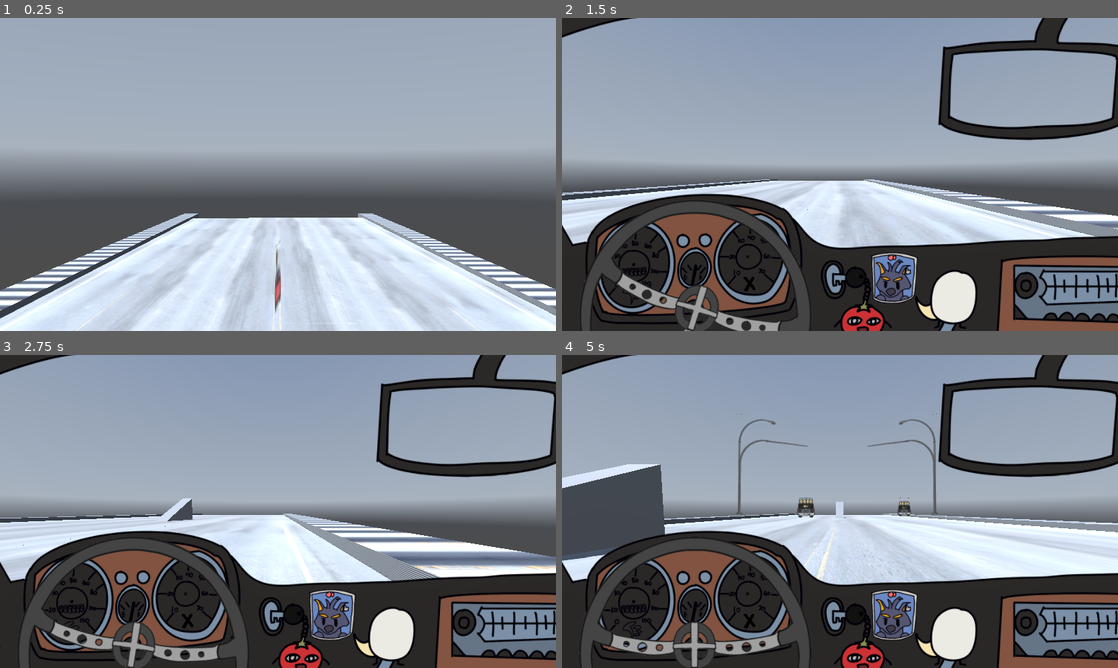
Above: before the commit, frames 1-4 (two rows, left to right).
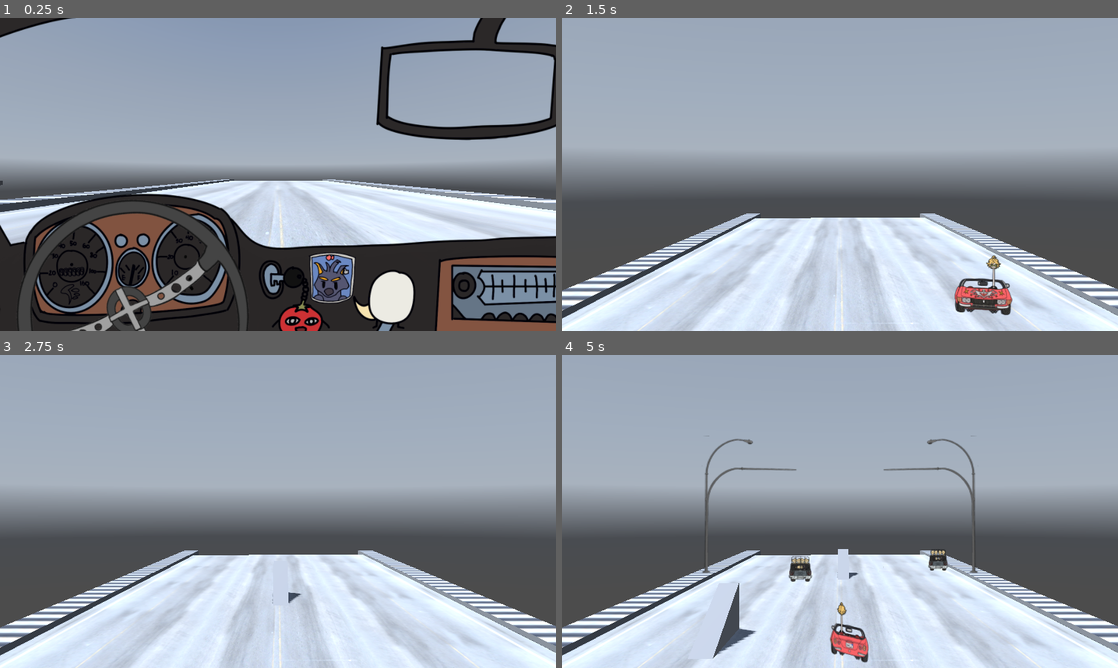
Above: after the commit, the same moments.

Repository: adoante/dokibird_game_jam
Game: Godot game, scene res://scenes/main.tscn
Two runs of this game, one before a commit and one after it. Both use one fixed random seed, a clock stepped at 60 frames per second and the inputs below. A sky picture missing from this copy of the repository is replaced by a grey-blue gradient.
Inputs:
- Up to frame 1 (0.25 s): no input
- Up to frame 2 (1.5 s): hold D (move_right) 0.53-1.28 s; hold Tab (switch_camera) 0.53-1.28 s; tap Space (jump) at 0.77, 0.8, 1.07, 1.35 s; hold S (move_down) from 1.28 s (still down)
- Up to frame 3 (2.75 s): tap Space (jump) at 1.52, 1.82, 2.3 s; tap Tab (switch_camera) at 1.55 s; release S (move_down) at 2.03 s; hold D (move_right) from 2.03 s (still down); hold Tab (switch_camera) from 2.03 s (still down)
- Up to frame 4 (5 s): release D (move_right) at 2.78 s; release Tab (switch_camera) at 2.78 s; hold W (move_up) 2.78-3.53 s; tap Tab (switch_camera) at 2.85, 4.35 s; tap Space (jump) at 3.02, 3.32, 3.6, 3.77, 4.07, 4.52, 4.82 s; hold A (move_left) from 3.53 s (still down)

The runs differ from the first frame. In frame 1, 47% of the frame differs, in the area x 0-100%, y 0-100%; in frame 2, 47%; in frame 3, 48%; in frame 4, 52%.

Commit message:
score, long neck powerup, need to find a good way to clear the long neck arr

Diff:
--- a/project.godot
+++ b/project.godot
@@ -14,6 +14,10 @@
 run/main_scene="uid://dtcgop152vh10"
 config/features=PackedStringArray("4.4", "Forward Plus")
 config/icon="res://icon.svg"
+
+[autoload]
+
+GameManager="*res://scripts/GameManager.gd"
 
 [display]
 
--- a/scenes/Enemies/chonky_help.tscn
+++ b/scenes/Enemies/chonky_help.tscn
@@ -464,6 +464,8 @@
 script = ExtResource("1_4mk7o")
 particles = ExtResource("2_7g3yl")
 speed = 10.0
+point_amount = 15.0
+scene_name = "Chonky Help Truck"
 
 [node name="CollisionShape3D" type="CollisionShape3D" parent="."]
 transform = Transform3D(-3.61999e-06, 0, -1, 0, 1, 0, 1, 0, -3.61999e-06, -6.98286e-12, -0.22759, -0.000585556)
--- a/scenes/Enemies/long_help.tscn
+++ b/scenes/Enemies/long_help.tscn
@@ -464,6 +464,8 @@
 script = ExtResource("1_exxdo")
 particles = ExtResource("3_d7h08")
 speed = 15.0
+point_amount = 10.0
+scene_name = "Long Help Truck"
 
 [node name="CollisionShape3D" type="CollisionShape3D" parent="."]
 transform = Transform3D(-3.61999e-06, 0, -1, 0, 1, 0, 1, 0, -3.61999e-06, -6.98286e-12, -0.22759, -0.000585556)
--- a/scenes/Enemies/small_help.tscn
+++ b/scenes/Enemies/small_help.tscn
@@ -464,6 +464,8 @@
 script = ExtResource("1_u34an")
 particles = ExtResource("2_dm8ck")
 speed = 20.0
+point_amount = 5.0
+scene_name = "Small Help Truck"
 
 [node name="CollisionShape3D" type="CollisionShape3D" parent="."]
 transform = Transform3D(-3.61999e-06, 0, -1, 0, 1, 0, 1, 0, -3.61999e-06, -6.98286e-12, -0.22759, -0.000585556)
--- a/scenes/NPCs/npc_car_blue.tscn
+++ b/scenes/NPCs/npc_car_blue.tscn
@@ -10,6 +10,8 @@
 [node name="NPCCarBlue" type="Area3D"]
 script = ExtResource("1_y0wsd")
 speed = 12.0
+point_amount = -5.0
+scene_name = "NPC Blue Car"
 
 [node name="CollisionShape3D" type="CollisionShape3D" parent="."]
 transform = Transform3D(-3.61999e-06, 0, -1, 0, 1, 0, 1, 0, -3.61999e-06, -6.98286e-12, -0.22759, -0.000585556)
--- a/scenes/NPCs/npc_car_grey.tscn
+++ b/scenes/NPCs/npc_car_grey.tscn
@@ -10,6 +10,8 @@
 [node name="NPCCarGrey" type="Area3D"]
 script = ExtResource("1_qpe34")
 speed = 12.0
+point_amount = -5.0
+scene_name = "NPC Grey Car"
 
 [node name="CollisionShape3D" type="CollisionShape3D" parent="."]
 transform = Transform3D(-3.61999e-06, 0, -1, 0, 1, 0, 1, 0, -3.61999e-06, -6.98286e-12, -0.22759, -0.000585556)
--- a/scenes/NPCs/npc_car_orange.tscn
+++ b/scenes/NPCs/npc_car_orange.tscn
@@ -10,6 +10,8 @@
 [node name="NPCCarOrange" type="Area3D"]
 script = ExtResource("1_1ob4o")
 speed = 12.0
+point_amount = -5.0
+scene_name = "NPC Orange Car"
 
 [node name="CollisionShape3D" type="CollisionShape3D" parent="."]
 transform = Transform3D(-3.61999e-06, 0, -1, 0, 1, 0, 1, 0, -3.61999e-06, -6.98286e-12, -0.22759, -0.000585556)
--- a/scenes/NPCs/npc_car_red.tscn
+++ b/scenes/NPCs/npc_car_red.tscn
@@ -10,6 +10,8 @@
 [node name="NPCCarRed" type="Area3D"]
 script = ExtResource("1_oervq")
 speed = 12.0
+point_amount = -5.0
+scene_name = "NPC Red Car"
 
 [node name="CollisionShape3D" type="CollisionShape3D" parent="."]
 transform = Transform3D(-3.61999e-06, 0, -1, 0, 1, 0, 1, 0, -3.61999e-06, -6.98286e-12, -0.22759, -0.000585556)
--- a/scenes/player.tscn
+++ b/scenes/player.tscn
@@ -46,6 +46,21 @@
 &"spin": SubResource("Animation_dqkch")
 }
 
+[sub_resource type="Animation" id="Animation_fjrip"]
+length = 0.001
+tracks/0/type = "value"
+tracks/0/imported = false
+tracks/0/enabled = true
+tracks/0/path = NodePath("Spinner:rotation")
+tracks/0/interp = 1
+tracks/0/loop_wrap = true
+tracks/0/keys = {
+"times": PackedFloat32Array(0),
+"transitions": PackedFloat32Array(1),
+"update": 0,
+"values": [Vector3(0, 0, 0)]
+}
+
 [sub_resource type="Animation" id="Animation_tuyoq"]
 resource_name = "spin_3rd_person"
 tracks/0/type = "value"
@@ -59,21 +74,6 @@
 "transitions": PackedFloat32Array(1, 1),
 "update": 0,
 "values": [Vector3(0, 0, 0), Vector3(0, 6.26573, 0)]
-}
-
-[sub_resource type="Animation" id="Animation_fjrip"]
-length = 0.001
-tracks/0/type = "value"
-tracks/0/imported = false
-tracks/0/enabled = true
-tracks/0/path = NodePath("Spinner:rotation")
-tracks/0/interp = 1
-tracks/0/loop_wrap = true
-tracks/0/keys = {
-"times": PackedFloat32Array(0),
-"transitions": PackedFloat32Array(1),
-"update": 0,
-"values": [Vector3(0, 0, 0)]
 }
 
 [sub_resource type="AnimationLibrary" id="AnimationLibrary_smehm"]
@@ -120,3 +120,11 @@
 libraries = {
 &"": SubResource("AnimationLibrary_smehm")
 }
+
+[node name="DragoonMeterTimer" type="Timer" parent="."]
+wait_time = 10.0
+one_shot = true
+
+[node name="BoostMeterTimer" type="Timer" parent="."]
+wait_time = 10.0
+one_shot = true
--- a/scripts/GameManager.gd
+++ b/scripts/GameManager.gd
@@ -1,6 +1,58 @@
 extends Node
 
+# states
+enum PowerUpState {
+	REGULAR,
+	LONG_NECK,
+	BOOST,
+}
+
 var score: float = 0.0
+var current_powerup_state: PowerUpState = PowerUpState.REGULAR
+var boost_meter: Array[String]
+var dragoon_meter: Array[String]
+var hit_counts = {
+	"Small Help Truck": 0,
+	"Long Help Truck": 0,
+	"Chonky Help Truck": 0,
+	"NPC Blue Car": 0,
+	"NPC Grey Car": 0,
+	"NPC Orange Car": 0,
+	"NPC Red Car": 0,
+	"Vtuber Friend Mint": 0,
+	"Vtuber Friend Dooby": 0,
+	"Vtuber Friend Chibidoki": 0,
+	"Vtuber Friend Nimi": 0
+}
 
 func _ready():
 	pass
+
+func update_score(points: float):
+	score += points
+	print("Score: " + str(score))
+
+func update_hit_counts(key: String):
+	hit_counts[key] += 1
+	print(str(key) + " hit counts: " + str(hit_counts[key]))
+
+func set_powerup_state(new_state: PowerUpState):
+	current_powerup_state = new_state
+
+func check_boost_meter():
+	print(boost_meter)
+
+func check_dragoon_meter():
+	if dragoon_meter == ["Small Help Truck", "Chonky Help Truck", "Long Help Truck"]:
+		current_powerup_state = PowerUpState.LONG_NECK
+	print(dragoon_meter)
+
+func clear_boost_meter():
+	boost_meter.clear()
+
+func clear_dragoon_meter():
+	dragoon_meter.clear()
+
+func update_dragoon_meter(scene_name: String):
+	if dragoon_meter.size() < 3:
+		dragoon_meter.append(scene_name)
--- a/scripts/dragoon_help.gd
+++ b/scripts/dragoon_help.gd
@@ -6,6 +6,8 @@
 @export var particles: PackedScene
 @export var speed := 2.0
 @export var rotate_confetti_flat := true
+@export var point_amount: float
+@export var scene_name: String
 
 var truck_empty_back: Texture2D
 var truck_empty_front: Texture2D
@@ -30,6 +32,15 @@
 
 	if body.name == "Player":
 		triggered = true
+
+		# update score
+		GameManager.update_score(point_amount)
+
+		# update hit counts
+		GameManager.update_hit_counts(scene_name)
+
+		# Add to dragoon meter
+		GameManager.update_dragoon_meter(scene_name)
 
 		front.texture = truck_empty_front
 		back.texture = truck_empty_back
--- a/scripts/main.gd
+++ b/scripts/main.gd
@@ -1,14 +1,15 @@
 extends Node3D
+
 @onready var player: CharacterBody3D = $Player
 
-@onready var camera_3d: Camera3D = $Camera3D
-@onready var player_camera_3d: Camera3D = $Player/Camera3D
+@onready var third_person_camera: Camera3D = $Camera3D
+@onready var first_person_camera: Camera3D = $Player/Camera3D
 
 @export var cameras: Array[Camera3D] = []
-var current_index := 0
+var current_index := 1
 
 func _ready():
-	cameras = [camera_3d, player_camera_3d]
+	cameras = [third_person_camera, first_person_camera]
 
 	if cameras.size() > 0:
 		_activate_camera(current_index)
@@ -27,6 +28,9 @@
 
 	# Inform player about camera mode
 	if index == 0:
-		player.set_state(player.State.THIRD_PERSON)
+		GameManager.set_powerup_state(GameManager.PowerUpState.LONG_NECK)
 	else:
-		player.set_state(player.State.FIRST_PERSON)
+		GameManager.set_powerup_state(GameManager.PowerUpState.REGULAR)
+
+func switch_camera(camera: int):
+	_activate_camera(camera)
--- a/scripts/npc_car.gd
+++ b/scripts/npc_car.gd
@@ -1,8 +1,10 @@
 extends Area3D
 
 @export var speed := 2.0
+@export var point_amount: float
+@export var scene_name: String
+
 var particles: Array[PackedScene]
-
 var triggered := false
 
 func _ready() -> void:
@@ -18,6 +20,12 @@
 
 	if body.name == "Player":
 		triggered = true
+
+		# update score
+		GameManager.update_score(point_amount)
+
+		# update hit counts
+		GameManager.update_hit_counts(scene_name)
 
 		visible = false
 
--- a/scripts/player.gd
+++ b/scripts/player.gd
@@ -1,76 +1,103 @@
 extends CharacterBody3D
-
-# states
-enum State {
-	FIRST_PERSON,
-	THIRD_PERSON,
-}
-
-var current_state: State = State.FIRST_PERSON
 
 @onready var first_person_sprite_3d: Sprite3D = $FirstPersonSprite3D
 @onready var third_person_front_sprite_3d: Sprite3D = $Spinner/ThirdPersonFrontSprite3D
 @onready var third_person_back_sprite_3d: Sprite3D = $Spinner/ThirdPersonBackSprite3D
 @onready var animation_player: AnimationPlayer = $AnimationPlayer
+@onready var dragoon_meter_timer = $DragoonMeterTimer
+@onready var boost_meter_timer = $BoostMeterTimer
 
 @export_group("Speeds")
-## Speed of jump.
 @export var jump_velocity : float = 4.5
-## Normal speed.
 @export var base_speed : float = 7.0
+@export var boost_bonus : float = 4.0
 
 @export_group("Input Actions")
-## Name of Input Action to move Left.
-@export var input_left : String = "move_left"
-## Name of Input Action to move Right.
+@export var input_left  : String = "move_left"
 @export var input_right : String = "move_right"
-## Name of Input Action to move Forward.
-@export var input_up : String = "move_up"
-## Name of Input Action to move Backward.
-@export var input_down : String = "move_down"
-## Name of Input Action to Jump.
-@export var input_jump : String = "jump"
+@export var input_up    : String = "move_up"
+@export var input_down  : String = "move_down"
+@export var input_jump  : String = "jump"
 
 var move_speed : float = 0.0
+var last_powerup_state: GameManager.PowerUpState
 
 func _ready() -> void:
+	switch_to_first_person()
 	move_speed = base_speed
-	pass
+	_setup_timers()
+	_apply_powerup_state(GameManager.current_powerup_state)
 
 func _physics_process(delta: float) -> void:
-	match current_state:
-		State.FIRST_PERSON:
-			handle_first_person_state(delta)
-		State.THIRD_PERSON:
-			handle_third_person_state(delta)
+	GameManager.check_dragoon_meter()
 
-func set_state(new_state: State):
-	current_state = new_state
+	if GameManager.current_powerup_state != last_powerup_state:
+		_apply_powerup_state(GameManager.current_powerup_state)
 
-func handle_first_person_state(delta):
+	basic_movement(delta)
+
+func _setup_timers():
+	dragoon_meter_timer.timeout.connect(_on_dragoon_meter_timer_timeout)
+	boost_meter_timer.timeout.connect(_on_boost_meter_timer_timeout)
+
+func _on_dragoon_meter_timer_timeout():
+	GameManager.clear_dragoon_meter()
+	GameManager.set_powerup_state(GameManager.PowerUpState.REGULAR)
+
+func _on_boost_meter_timer_timeout():
+	GameManager.clear_boost_meter()
+	GameManager.set_powerup_state(GameManager.PowerUpState.REGULAR)
+
+func _apply_powerup_state(state: GameManager.PowerUpState, force := false) -> void:
+	if not force and state == last_powerup_state:
+		return
+
+	var prev := last_powerup_state
+	last_powerup_state = state
+
+	dragoon_meter_timer.stop()
+	boost_meter_timer.stop()
+
+	match state:
+		GameManager.PowerUpState.REGULAR:
+			move_speed = base_speed
+			switch_to_first_person()
+
+		GameManager.PowerUpState.LONG_NECK:
+			move_speed = base_speed
+			switch_to_third_person()
+			if prev != GameManager.PowerUpState.LONG_NECK:
+				dragoon_meter_timer.start()
+
+		GameManager.PowerUpState.BOOST:
+			move_speed = base_speed + boost_bonus
+			switch_to_first_person()
+			if prev != GameManager.PowerUpState.BOOST:
+				boost_meter_timer.start()
+
+func switch_to_first_person() -> void:
 	first_person_sprite_3d.visible = true
 	third_person_front_sprite_3d.visible = false
 	third_person_back_sprite_3d.visible = false
-	basic_movement(delta)
+	get_parent().switch_camera(1)
 
-func handle_third_person_state(delta):
+func switch_to_third_person() -> void:
 	first_person_sprite_3d.visible = false
 	third_person_front_sprite_3d.visible = true
 	third_person_back_sprite_3d.visible = true
-	basic_movement(delta)
+	get_parent().switch_camera(0)
 
-func basic_movement(delta):
-	# Apply jumping
+func basic_movement(delta: float) -> void:
 	if Input.is_action_just_pressed(input_jump) and is_on_floor():
 		velocity.y = jump_velocity
 
-	# Apply gravity to velocity
 	if not is_on_floor():
 		velocity += get_gravity() * delta
 		animation_player.play("spin_3rd_person")
 
 	var input_dir := Input.get_vector(input_left, input_right, input_up, input_down)
 	var move_dir := (transform.basis * Vector3(input_dir.x, 0, input_dir.y)).normalized()
+
 	if move_dir:
 		velocity.x = move_dir.x * move_speed
 		velocity.z = move_dir.z * move_speed
@@ -78,5 +105,4 @@
 		velocity.x = move_toward(velocity.x, 0, move_speed)
 		velocity.z = move_toward(velocity.z, 0, move_speed)
 
-	# Use velocity to actually move
 	move_and_slide()
